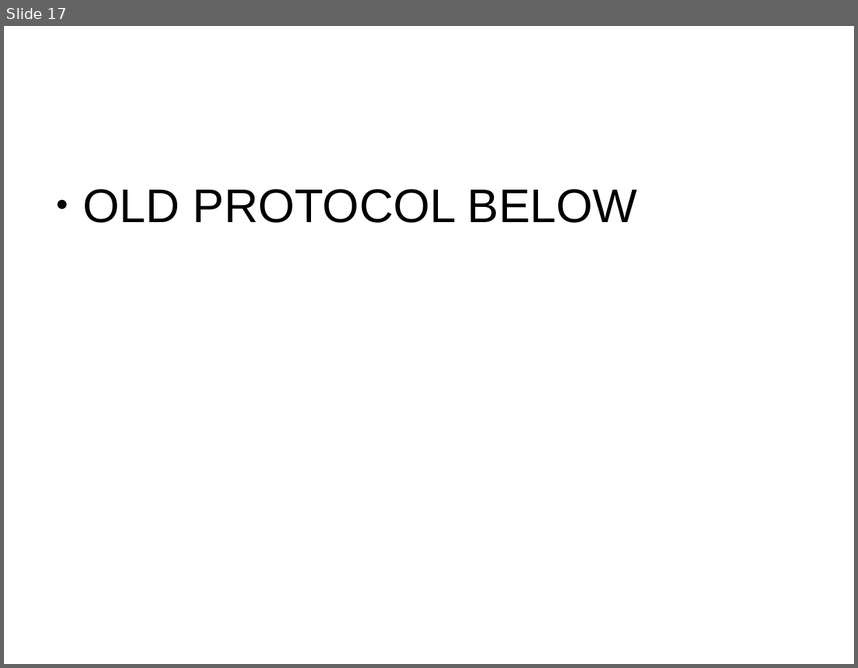
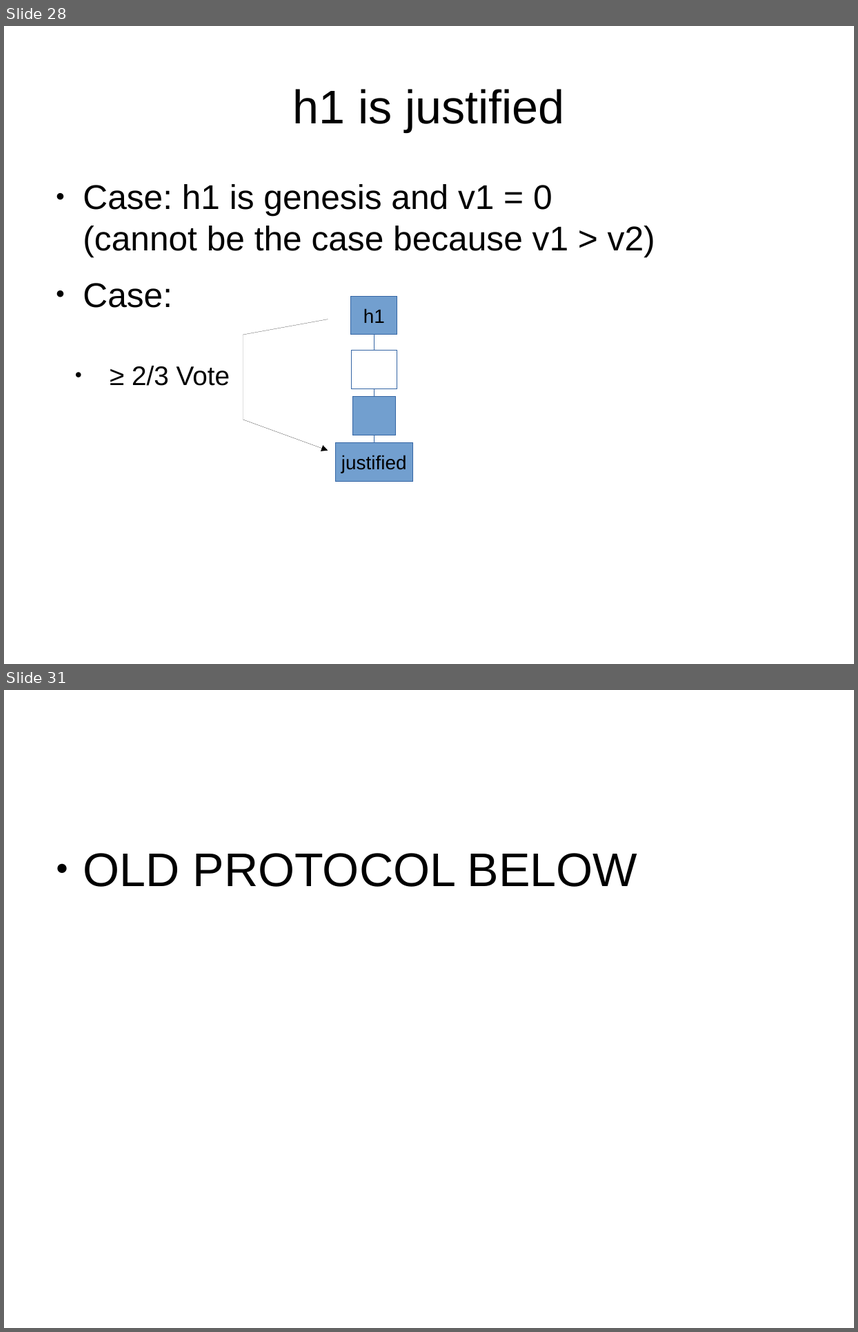
Before and after one commit to palmskog/pos, a slide deck: slide.odp. Shown one above the other, each under a label of ours: slide 17 before the commit, slides 28 and 31 after it; the slides between them are not shown. The pictures are 858x668 and 858x1332 pixels, drawn with LibreOffice and Linux fonts; fonts in the diff are those of the drawing. Boxes give left, top, right and bottom in pixels: in the first picture for what was removed or moved away, otherwise in the second. Text is boxed around its words. In the diff, an @@ line names an element or a change of style, - is before the commit and + after.

```diff
--- a/slide.odp
+++ b/slide.odp
@@ slide 28 added at [4,26,854,664], background #FFFFFF @@
@@ title added at [292,89,564,132], 44 pt, text #000000 @@
+h1 is justified
@@ text added at [83,184,655,308], 32 pt, text #000000 @@
+● Case: h1 is genesis and v1 = 0
+  (cannot be the case because v1 > v2)
+● Case:
@@ rectangle added at [351,296,397,334], fill #729FCF, outline #3465A4 0 pt, 18 pt, text #000000 @@
+h1
@@ freeform shape added at [243,319,328,450], outline #000000 0 pt @@
@@ elbow line added from (375, 350) to (375, 334), #3465A4 0 pt @@
@@ rectangle added at [352,350,397,388], outline #3465A4 0 pt @@
@@ text added at [132,365,230,385], 25 pt, text #000000 @@
+● ≥ 2/3 Vote
@@ rectangle added at [353,397,396,435], fill #729FCF, outline #3465A4 0 pt @@
@@ elbow line added from (375, 397) to (375, 388), #3465A4 0 pt @@
@@ elbow line added from (375, 443) to (375, 435), #3465A4 0 pt @@
@@ rectangle added at [336,443,413,481], fill #729FCF, outline #3465A4 0 pt, 18 pt, text #000000 @@
+justified
@@ what was slide 17 is now slide 31 @@
```
Also in this commit, not shown: 13 other slides added.
